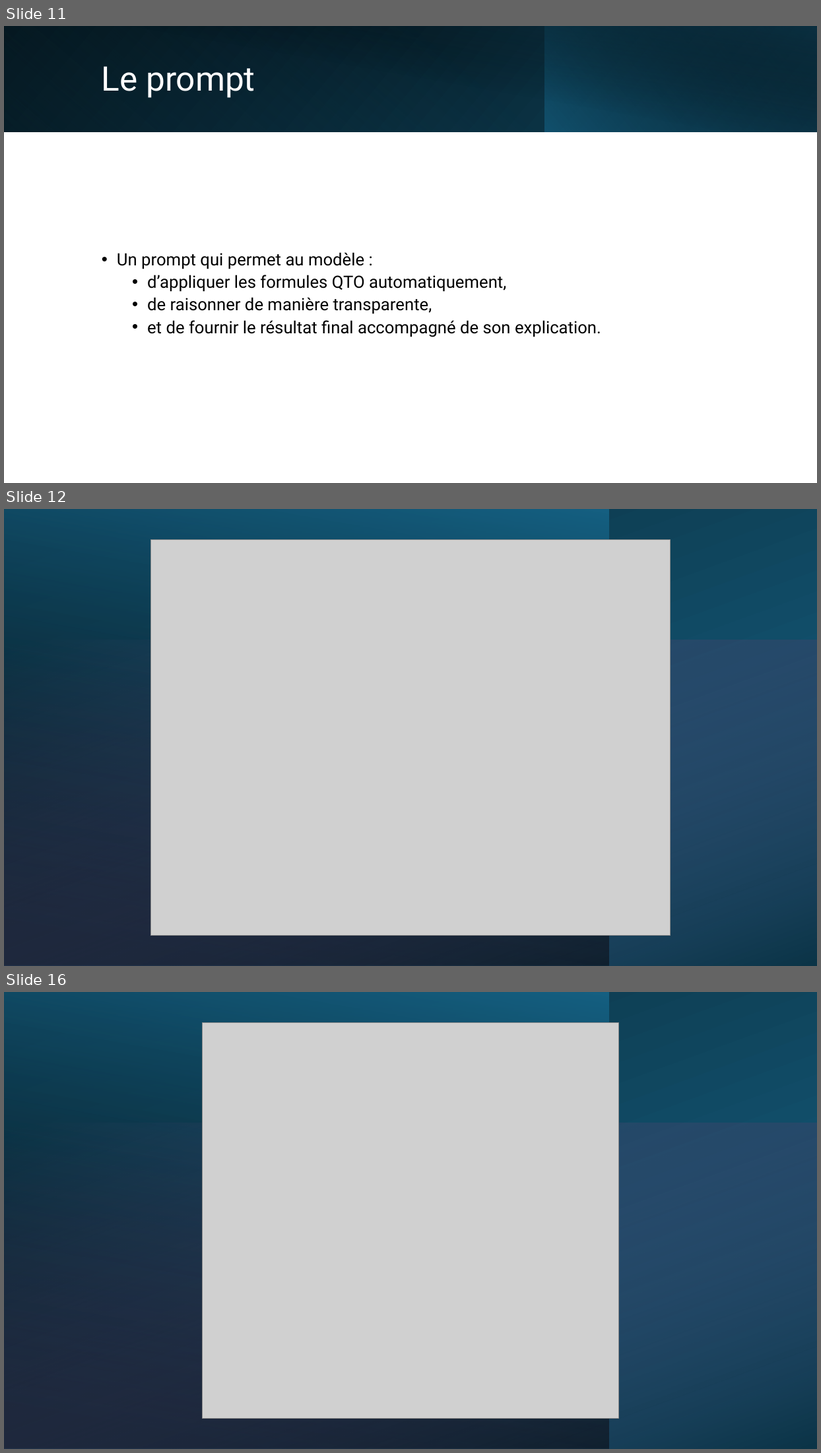
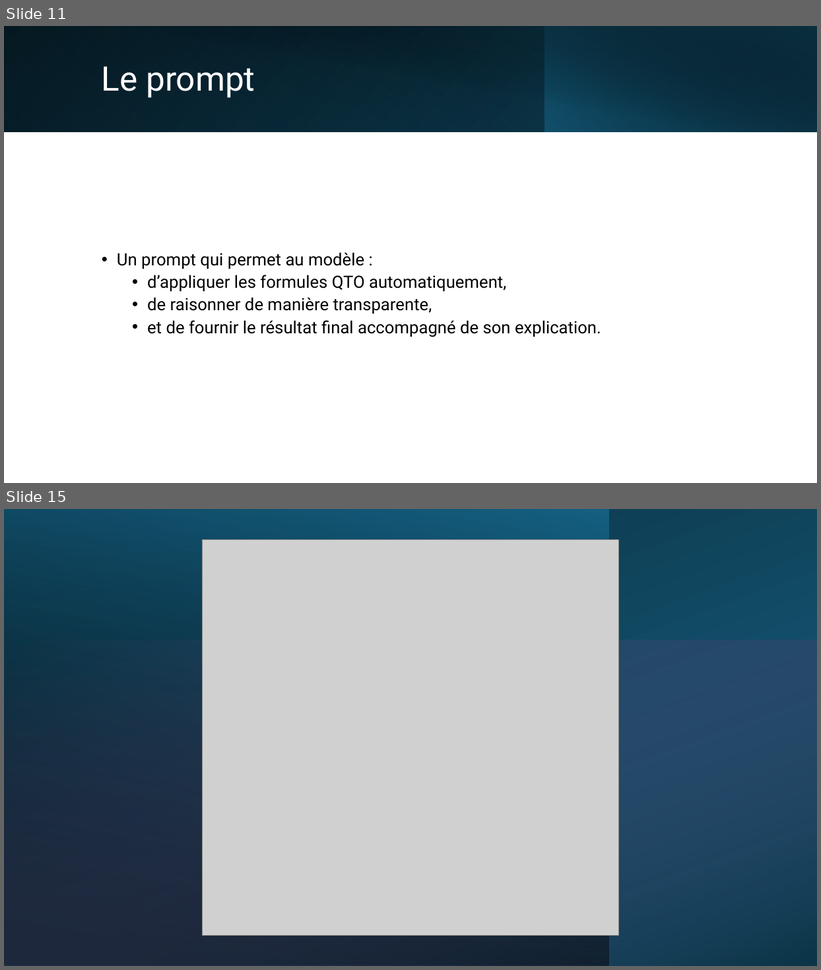
Before and after one commit to IzowRM/Stage-Cetic, a slide deck: Doc Slide/Enhanced Automated Construction Quantity Takeoff.pptx. Shown one above the other, each under a label of ours: slides 11, 12 and 16 before the commit, slides 11 and 15 after it; the slides between them are not shown. The pictures are 821x1453 and 821x970 pixels, drawn with LibreOffice and Linux fonts; fonts in the diff are those of the drawing; grey boxes stand for pictures. Boxes give left, top, right and bottom in pixels: in the first picture for what was removed or moved away, otherwise in the second. Text is boxed around its words. In the diff, an @@ line names an element or a change of style, - is before the commit and + after.

```diff
--- a/Doc Slide/Enhanced Automated Construction Quantity Takeoff.pptx
+++ b/Doc Slide/Enhanced Automated Construction Quantity Takeoff.pptx
@@ slide 12 removed at [4,509,817,966], background #FFFFFF @@
@@ rectangle removed at [4,509,817,966] @@
@@ rectangle removed at [4,509,609,966] @@
@@ picture removed at [151,539,670,936] @@
@@ rectangle removed at [4,640,817,966] @@
@@ what was slide 16 is now slide 15 @@
```
Also in this commit, not shown: 6 slides changed, 1 slide added, 1 other slide removed, 3 other files.
